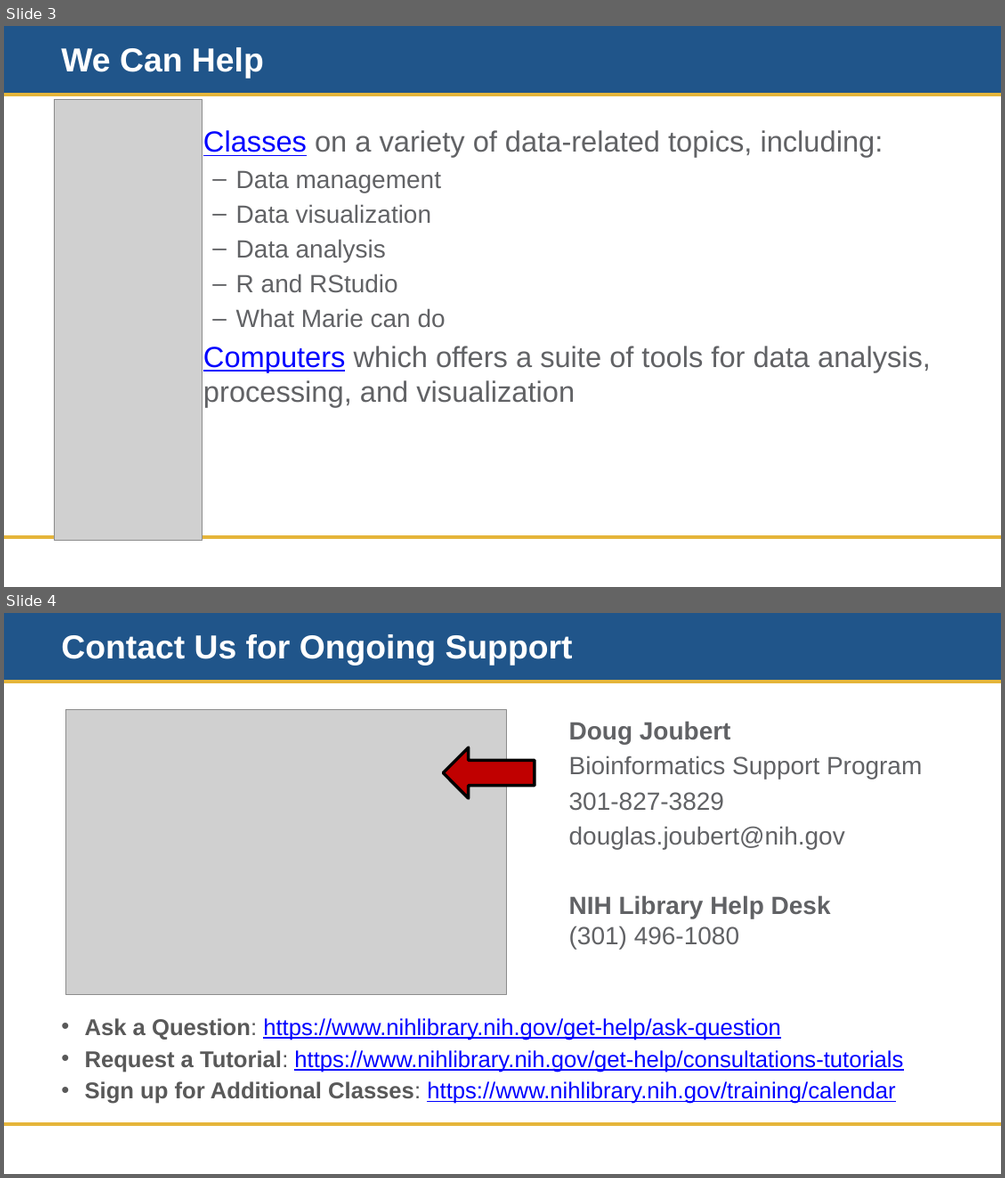
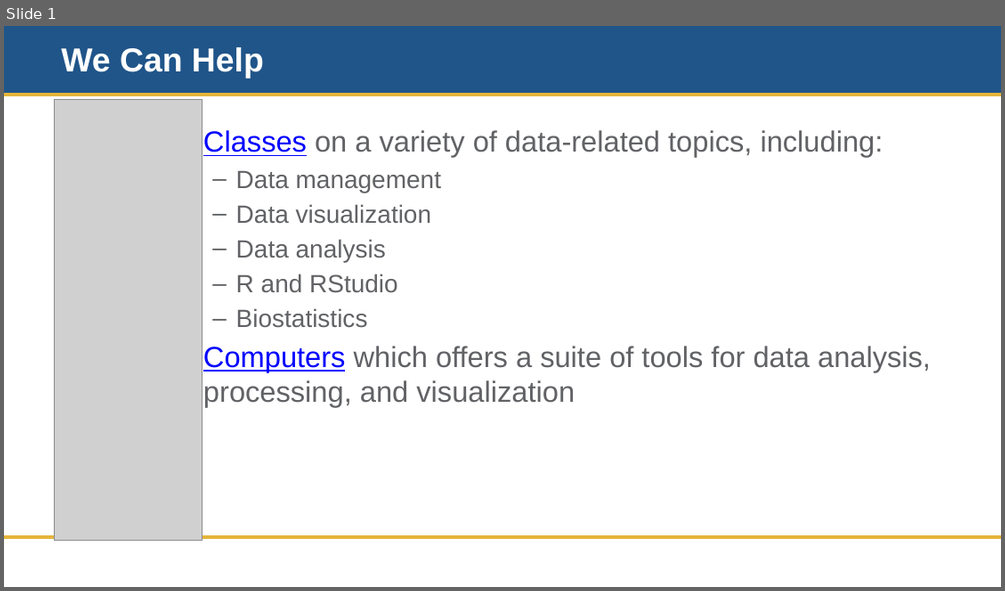
Before and after one commit to doujouDC/nihl-intro-r-classes, a slide deck: r-project-mgmt-repro/nih-r-project-mgmt-training-material/nihl-r-project-mgmt-01-we-can-help.pptx. Shown one above the other, each under a label of ours: slides 3 and 4 before the commit, slide 1 after it. The pictures are 1005x1178 and 1005x591 pixels, drawn with LibreOffice and Linux fonts; fonts in the diff are those of the drawing; grey boxes stand for pictures; background and template pictures are left out. Boxes give left, top, right and bottom in pixels: in the first picture for what was removed or moved away, otherwise in the second. Text is boxed around its words. In the diff, an @@ line names an element or a change of style, - is before the commit and + after.

Commit message:
updates to training manual

```diff
--- a/r-project-mgmt-repro/nih-r-project-mgmt-training-material/nihl-r-project-mgmt-01-we-can-help.pptx
+++ b/r-project-mgmt-repro/nih-r-project-mgmt-training-material/nihl-r-project-mgmt-01-we-can-help.pptx
@@ slide 4 removed at box(4, 613, 1001, 1174), background #FFFFFF; not listed: 3 template elements that a slide beside it also shows @@
@@ title removed at box(61, 634, 573, 665) @@
-Contact Us for Ongoing Support
@@ picture removed at box(66, 709, 507, 995) @@
@@ text removed at box(569, 721, 922, 949) @@
-Doug Joubert
-Bioinformatics Support Program
-301-827-3829
-douglas.joubert@nih.gov
-NIH Library Help Desk
-(301) 496-1080
@@ left arrow removed at box(443, 747, 534, 798) @@
@@ text removed at box(85, 1018, 903, 1103) @@
-• Ask a Question: https://www.nihlibrary.nih.gov/get-help/ask-question
-• Request a Tutorial: https://www.nihlibrary.nih.gov/get-help/consultations-tutorials
-• Sign up for Additional Classes: https://www.nihlibrary.nih.gov/training/calendar
@@ what was slide 3 is now slide 1 @@
@@ slide 1 changed as well @@
@@ text at box(236, 308, 368, 328): text changed @@
-  – What Marie can do
+  – Biostatistics
```
Also in this commit, not shown: 6 other slides removed, 2 other files.
